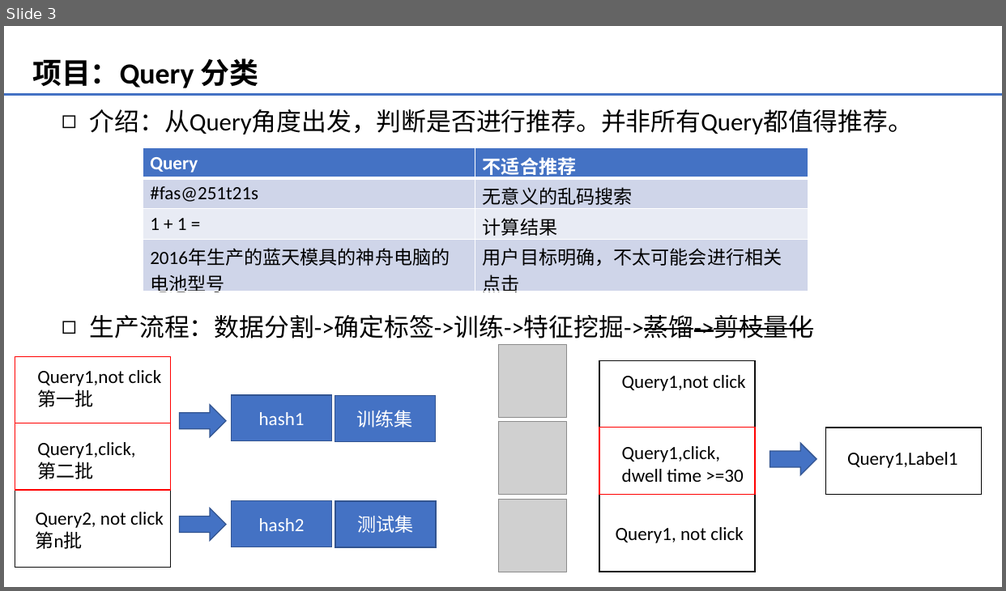
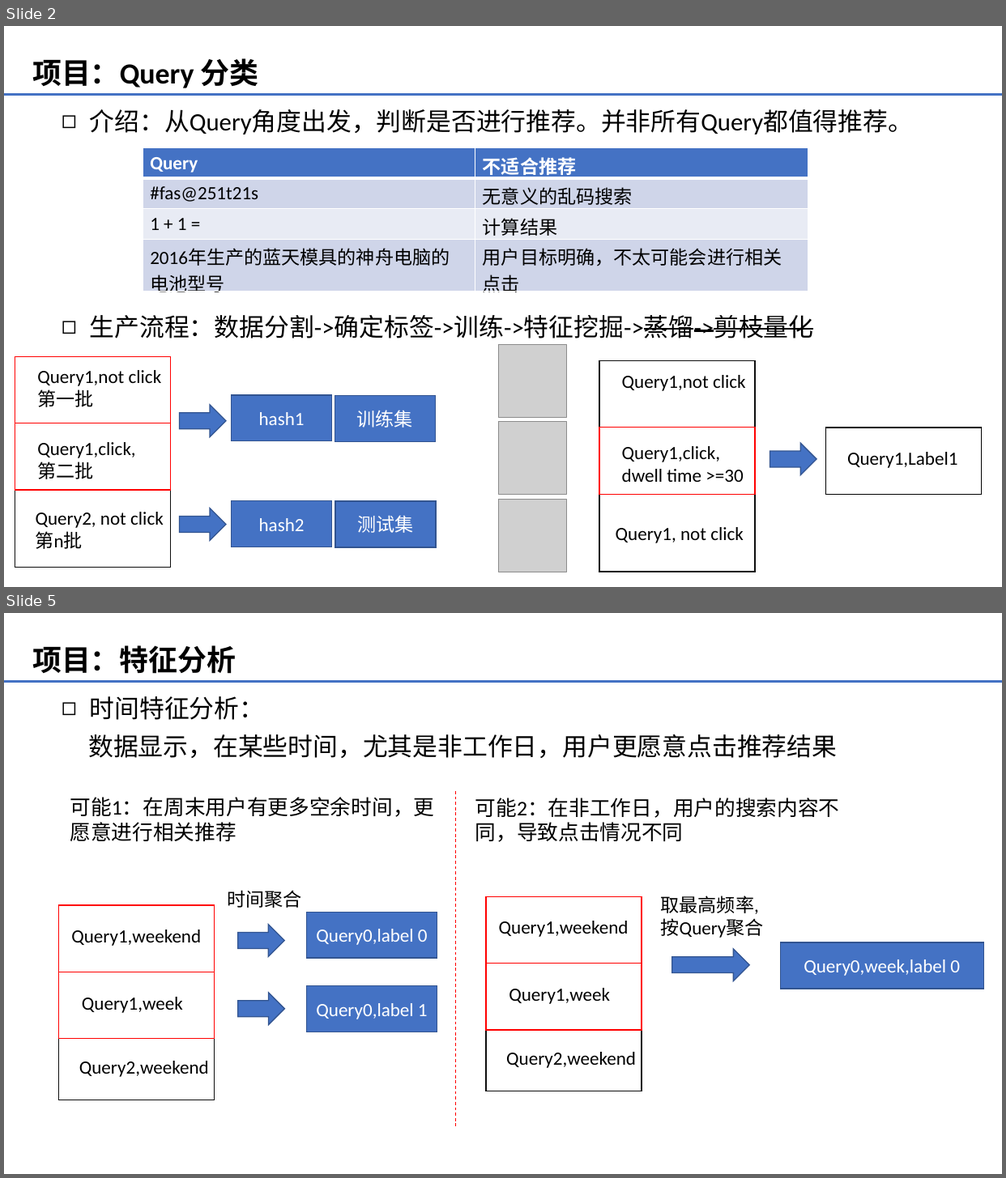
Before and after one commit to beardream98/stupidcode, a slide deck: codetest/machine_learning/NLP/简历内容.pptx. Shown one above the other, each under a label of ours: slide 3 before the commit, slides 2 and 5 after it; the slides between them are not shown. The pictures are 1006x591 and 1006x1178 pixels, drawn with LibreOffice and Linux fonts; fonts in the diff are those of the drawing; grey boxes stand for pictures. Boxes give left, top, right and bottom in pixels: in the first picture for what was removed or moved away, otherwise in the second. Text is boxed around its words. In the diff, an @@ line names an element or a change of style, - is before the commit and + after.

```diff
--- a/codetest/machine_learning/NLP/简历内容.pptx
+++ b/codetest/machine_learning/NLP/简历内容.pptx
@@ slide 5 added at (x1=4, y1=613, x2=1002, y2=1174), background #FFFFFF @@
@@ title added at (x1=32, y1=645, x2=236, y2=674), 28 pt, text #000000, bold @@
+项目：特征分析
@@ line added from (4, 681) to (1002, 681), #4472C4 2.5 pt @@
@@ text added at (x1=90, y1=696, x2=265, y2=720), 24 pt, text #000000 @@
+◻ 时间特征分析：
@@ text added at (x1=88, y1=735, x2=837, y2=758), 24 pt, text #000000 @@
+数据显示，在某些时间，尤其是非工作日，用户更愿意点击推荐结果
@@ text added at (x1=70, y1=797, x2=434, y2=841), 20 pt, text #000000 @@
+可能1：在周末用户有更多空余时间，更愿意进行相关推荐
@@ line added from (455, 791) to (455, 1127), #FF0000 0.75 pt dashed @@
@@ text added at (x1=475, y1=798, x2=840, y2=842), 20 pt, text #000000 @@
+可能2：在非工作日，用户的搜索内容不同，导致点击情况不同
@@ text added at (x1=227, y1=890, x2=301, y2=908), 18 pt, text #000000 @@
+时间聚合
@@ rectangle added at (x1=486, y1=897, x2=641, y2=1092), outline #0D0D0D 1 pt @@
@@ rectangle added at (x1=486, y1=897, x2=641, y2=964), outline #FF0000 1 pt @@
@@ text added at (x1=661, y1=896, x2=764, y2=938), 18 pt, text #000000 @@
+取最高频率,
+按Query聚合
@@ rectangle added at (x1=58, y1=905, x2=215, y2=1101), outline #0D0D0D 1 pt @@
@@ rectangle added at (x1=58, y1=905, x2=215, y2=973), outline #FF0000 1 pt @@
@@ right arrow added at (x1=237, y1=924, x2=284, y2=956), fill #4472C4, outline #325491 1 pt @@
@@ rectangle added at (x1=306, y1=913, x2=437, y2=959), fill #4472C4, outline #325491 1 pt, 18 pt, text #FFFFFF @@
+Query0,label 0
@@ text added at (x1=499, y1=921, x2=629, y2=937), 18 pt, text #000000 @@
+Query1,weekend
@@ text added at (x1=71, y1=930, x2=201, y2=946), 18 pt, text #000000 @@
+Query1,weekend
@@ right arrow added at (x1=672, y1=949, x2=750, y2=982), fill #4472C4, outline #325491 1 pt @@
@@ rectangle added at (x1=780, y1=943, x2=983, y2=989), fill #4472C4, outline #325491 1 pt, 18 pt, text #FFFFFF @@
+Query0,week,label 0
@@ rectangle added at (x1=58, y1=973, x2=215, y2=1039), outline #FF0000 1 pt @@
@@ rectangle added at (x1=486, y1=964, x2=641, y2=1030), outline #FF0000 1 pt @@
@@ text added at (x1=82, y1=997, x2=183, y2=1013), 18 pt, text #000000 @@
+Query1,week
@@ right arrow added at (x1=238, y1=993, x2=285, y2=1024), fill #4472C4, outline #325491 1 pt @@
@@ rectangle added at (x1=306, y1=986, x2=437, y2=1033), fill #4472C4, outline #325491 1 pt, 18 pt, text #FFFFFF @@
+Query0,label 1
@@ text added at (x1=509, y1=988, x2=610, y2=1004), 18 pt, text #000000 @@
+Query1,week
@@ text added at (x1=79, y1=1061, x2=209, y2=1077), 18 pt, text #000000 @@
+Query2,weekend
@@ text added at (x1=506, y1=1052, x2=636, y2=1068), 18 pt, text #000000 @@
+Query2,weekend
@@ what was slide 3 is now slide 2 @@
```
Also in this commit, not shown: 1 slide changed, 4 other slides added, 4 slides removed.
